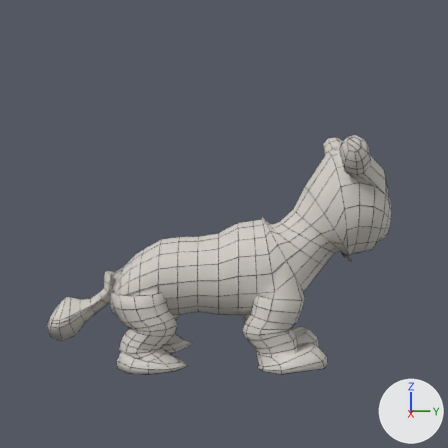
A saved change to the Blender file art/blender/lion_cage_qa.blend.
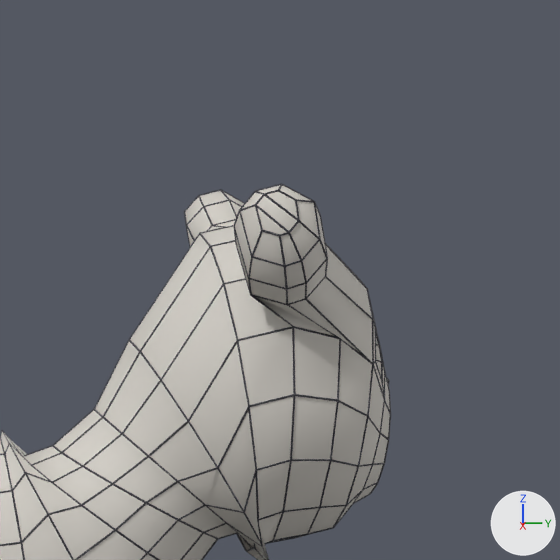
Each version appears first from the file's camera 'QACam', and next in a close-up on the part from 58% to 100% of the width and 16% to 58% of the height. The lights are fixed; the arrows at lower right show +X, +Y and +Z. The last two pictures show the newer version.

Script lines for the objects in view, before the commit:
```python
me_lioncage = bpy.data.meshes.new('LionCage')
me_lioncage.from_pydata(...)  # 999 vertices, 997 faces; spans x -0.277..0.277, y -0.657..0.644, z 0.004..0.85
me_lioncage.polygons.foreach_set('use_smooth', [True] * 997)
me_lioncage.materials.append(mat_qasurf)  # light grey #d4d0c8
me_lioncage.materials.append(mat_qawire)  # dark grey #303038
ob_lioncage = bpy.data.objects.new('LionCage', me_lioncage)
ob_lioncage.location = (0.0, 0.0, 0.0)
_m = ob_lioncage.modifiers.new('Wire', 'WIREFRAME')
_m.thickness = 0.0026
_m.use_replace = False
_m.material_offset = 1
```
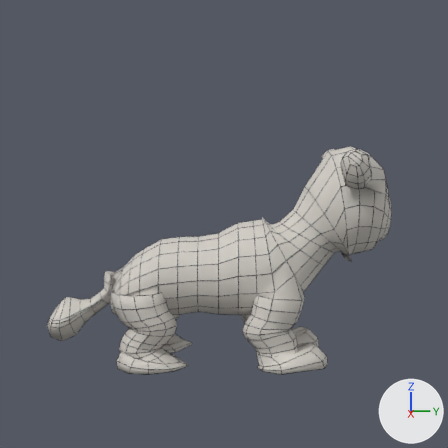
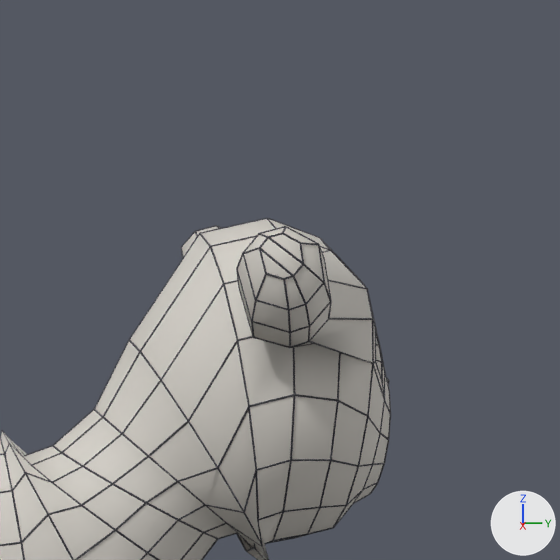
Where the change shows, as pixel boxes (x1, y1, x2, y2) in the close-ups (560 x 560 px; the box of a moved part takes in the faces that stretch with it):
'LionCage', reshaped: before (0, 183, 391, 560); after (0, 218, 391, 560)
part 1 of me_lioncage, moved or reshaped: before (233, 183, 374, 364); after (236, 226, 374, 364)
part 2 of me_lioncage, moved or reshaped: before (184, 189, 244, 248); after (180, 225, 222, 258)

The change in detail:
me_lioncage is used by ob_lioncage; location (0.0, 0.0, 0.0).
me_lioncage had 999 vertices, 997 faces and spanned x -0.277..0.277, y -0.657..0.644, z 0.004..0.85.
me_lioncage now has 999 vertices, 997 faces and spans x -0.31..0.31, y -0.657..0.644, z 0.004..0.812.
me_lioncage part 1: all 32 vertices in x 0.174..0.277, y 0.421..0.528, z 0.713..0.85 are multiplied about their middle by the matrix ((1.094, -0.009, 0.033), (0.0, 1.0, 0.0), (0.0, 0.0, 1.0)), then moved by (0.027, 0.0, -0.048).
me_lioncage part 2: all 32 vertices in x -0.277..-0.174, y 0.421..0.528, z 0.713..0.85 are multiplied about their middle by the matrix ((1.094, 0.009, -0.033), (0.0, 1.0, 0.0), (0.0, 0.0, 1.0)), then moved by (-0.027, 0.0, -0.048).
